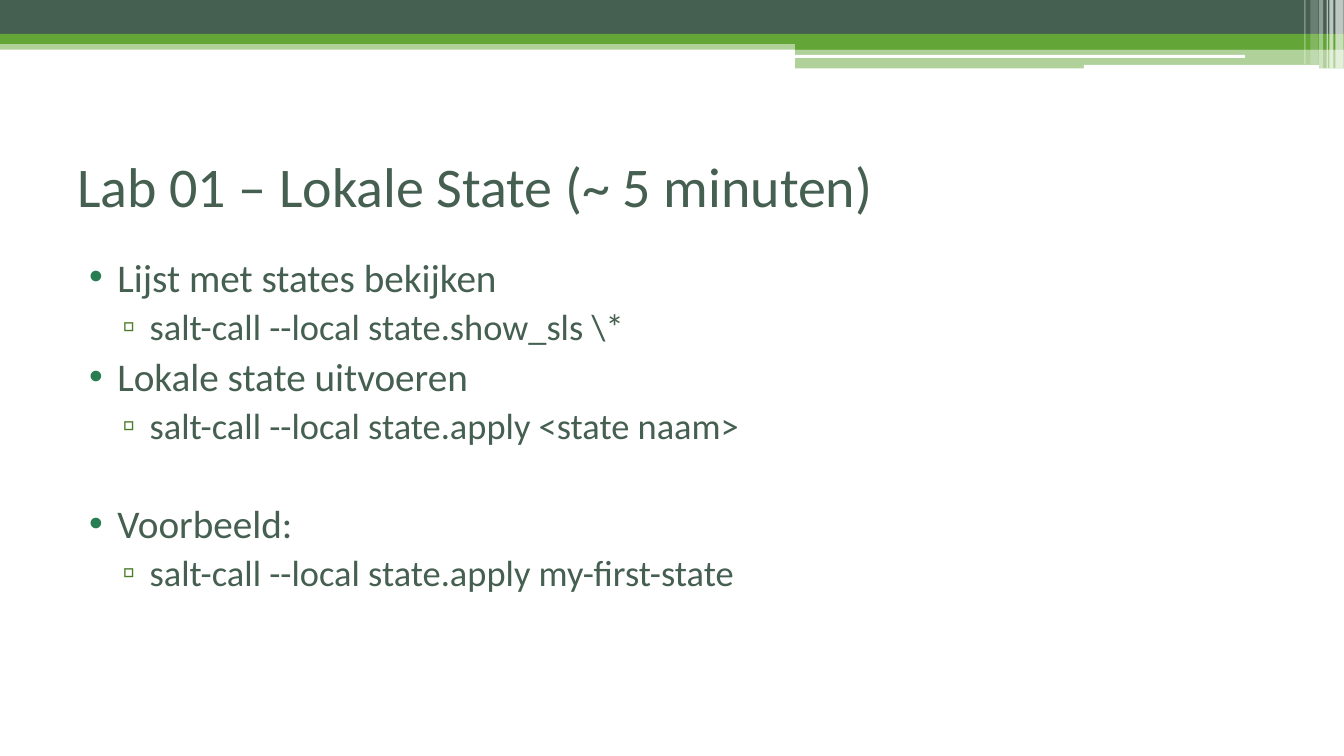
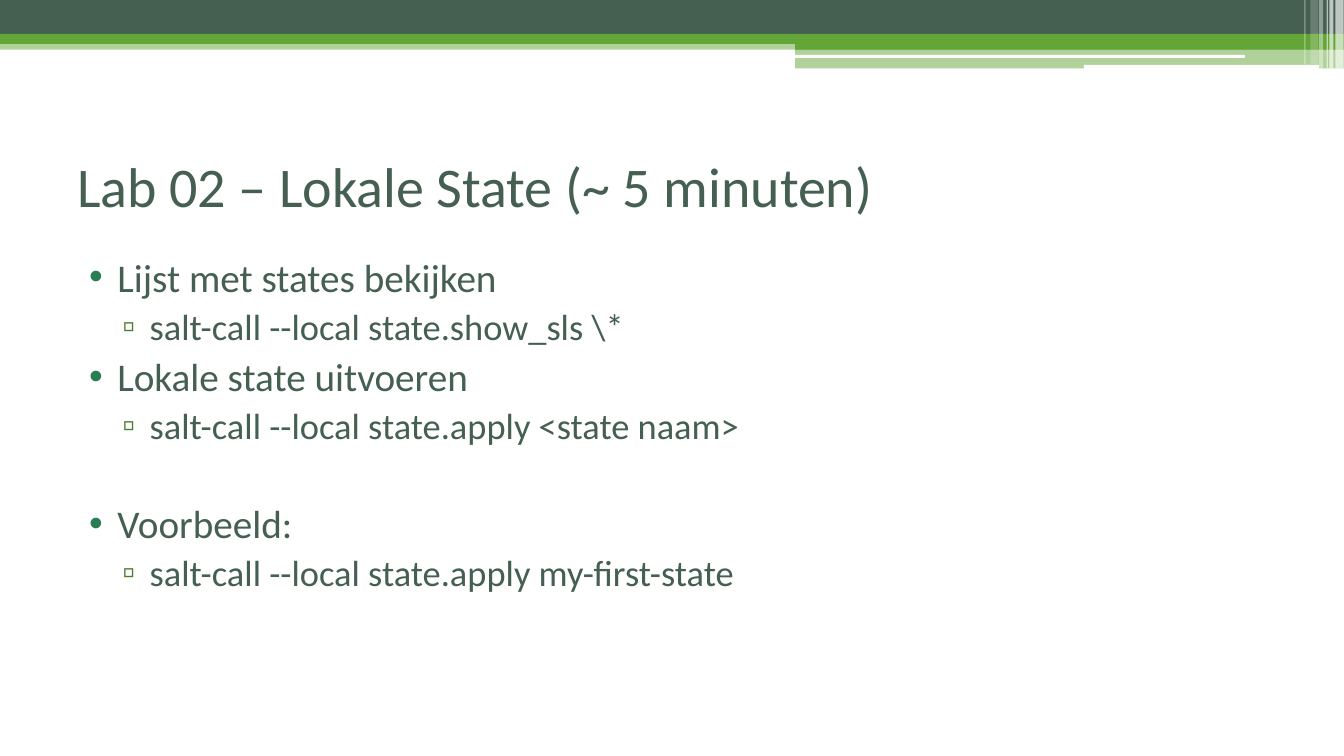
Before and after one commit to FireDrunk/salt-training, a slide deck: slide 14 of presentation.pptx (slide 13 before the commit). Drawn at 1344x756 pixels with LibreOffice and Linux fonts; fonts in the diff are those of the drawing. Boxes give left, top, right and bottom in pixels: in the first picture for what was removed or moved away, otherwise in the second. Text is boxed around its words. In the diff, an @@ line names an element or a change of style, - is before the commit and + after.

```diff
--- a/presentation.pptx
+++ b/presentation.pptx
@@ title at [77, 166, 873, 215]: text changed @@
-Lab 01 – Lokale State (~ 5 minuten)
+Lab 02 – Lokale State (~ 5 minuten)
```
Also in this commit, not shown: 4 other slides changed, 4 slides added, 1 slide removed, 11 other files.
